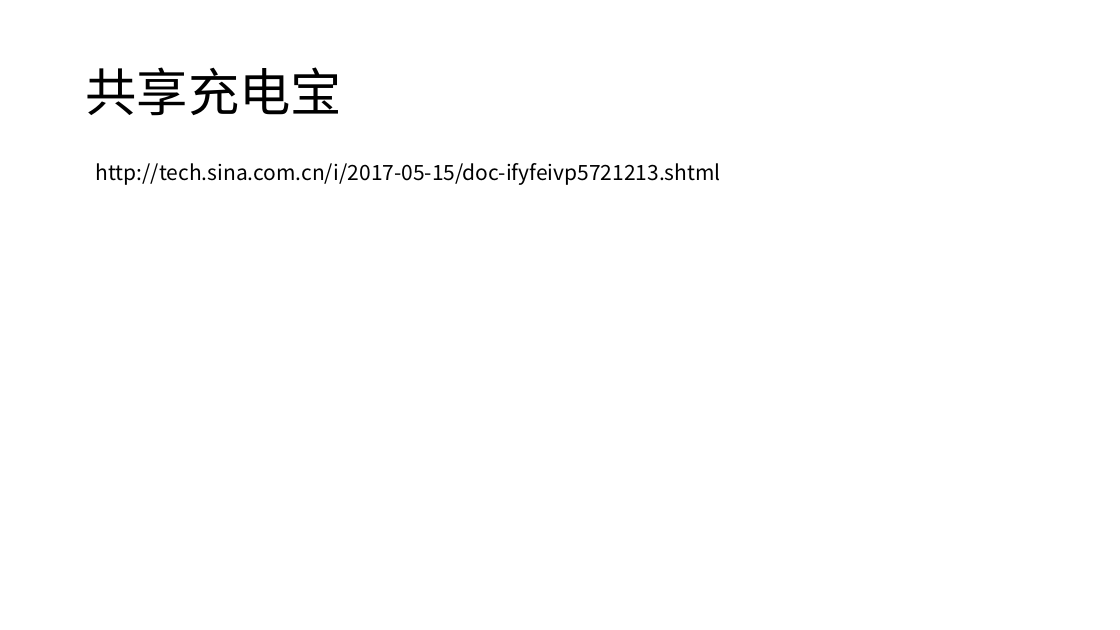
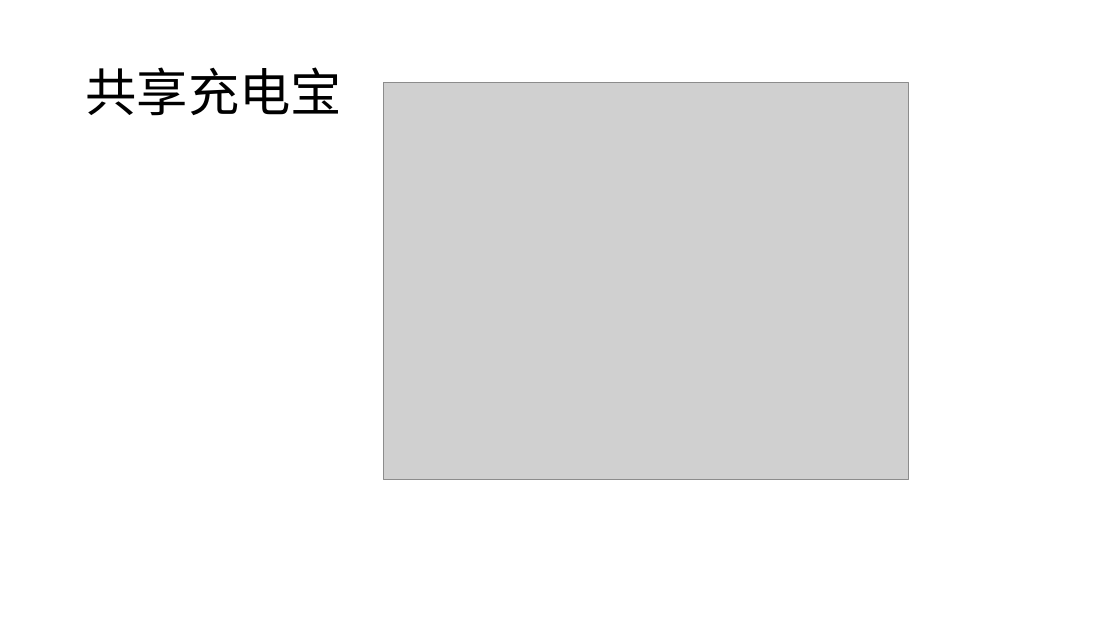
Before and after one commit to FredJiangFei/MyDocuments, a slide deck: slide 3 of 共享项目.pptx (slide 2 before the commit). Drawn at 1120x630 pixels with LibreOffice and Linux fonts; fonts in the diff are those of the drawing; grey boxes stand for pictures. Boxes give left, top, right and bottom in pixels: in the first picture for what was removed or moved away, otherwise in the second. Text is boxed around its words. In the diff, an @@ line names an element or a change of style, - is before the commit and + after.

```diff
--- a/共享项目.pptx
+++ b/共享项目.pptx
@@ picture added at [383, 82, 908, 480] @@
@@ text removed at [96, 163, 721, 185] @@
-http://tech.sina.com.cn/i/2017-05-15/doc-ifyfeivp5721213.shtml
```
Also in this commit, not shown: 4 other slides changed, 13 slides added, 3 slides removed.
